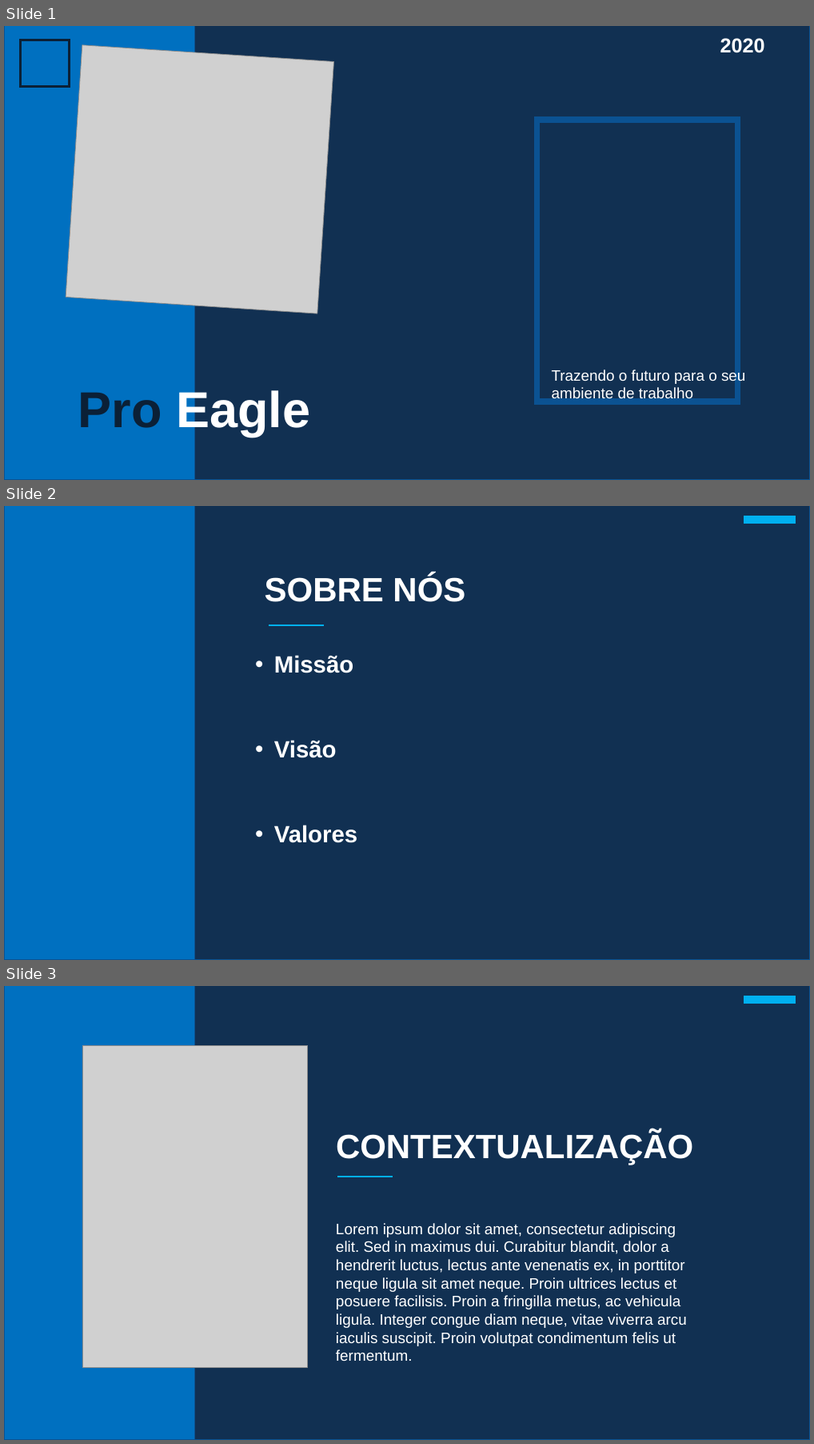
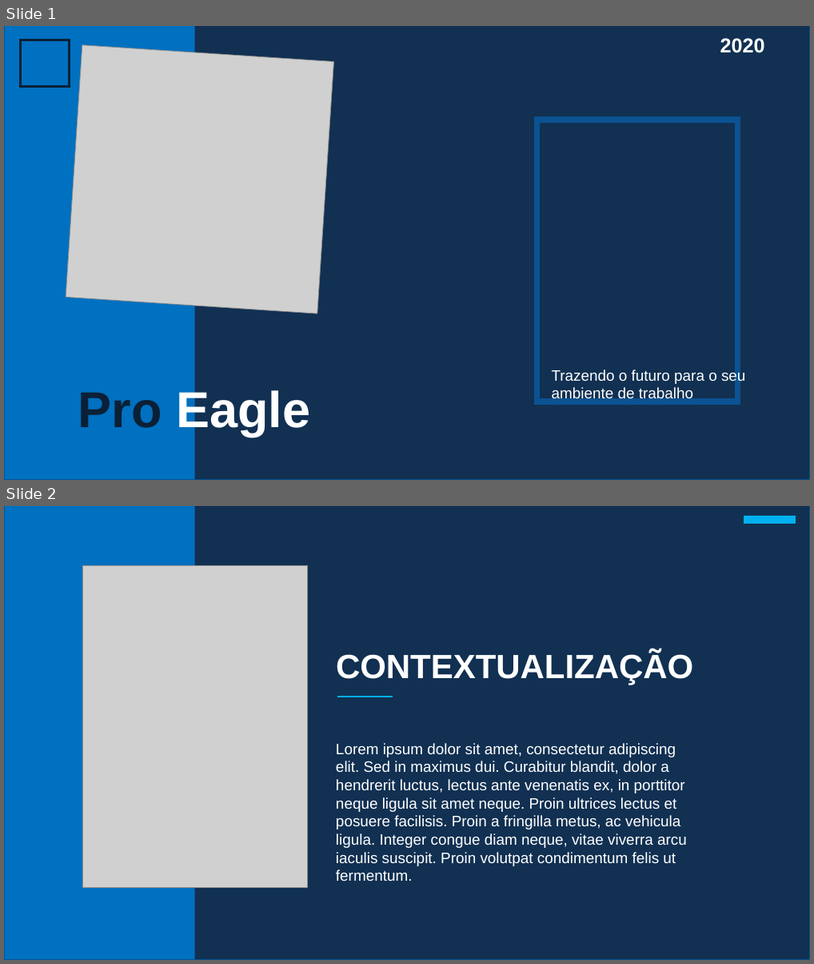
Before and after one commit to PedroRocha10/grupo-03-adsa-20201, a slide deck: documentacao/Pro Eagle apresentação.pptx. Shown one above the other, each under a label of ours: slides 1, 2 and 3 before the commit, slides 1 and 2 after it. The pictures are 814x1444 and 814x964 pixels, drawn with LibreOffice and Linux fonts; fonts in the diff are those of the drawing; grey boxes stand for pictures. Boxes give left, top, right and bottom in pixels: in the first picture for what was removed or moved away, otherwise in the second. Text is boxed around its words. In the diff, an @@ line names an element or a change of style, - is before the commit and + after.

```diff
--- a/documentacao/Pro Eagle apresentação.pptx
+++ b/documentacao/Pro Eagle apresentação.pptx
@@ slide 2 removed at [4,506,810,960], background #FFFFFF @@
@@ rectangle removed at [4,506,195,960] @@
@@ rectangle removed at [195,506,810,960] @@
@@ rectangle removed at [746,517,794,522] @@
@@ text removed at [265,574,466,602] @@
-SOBRE NÓS
@@ line removed from (269, 626) to (324, 626) @@
@@ text removed at [274,655,358,843] @@
-• Missão
-• Visão
-• Valores
@@ what was slide 3 is now slide 2 @@
```
Also in this commit, not shown: 2 slides changed, 1 other file.
